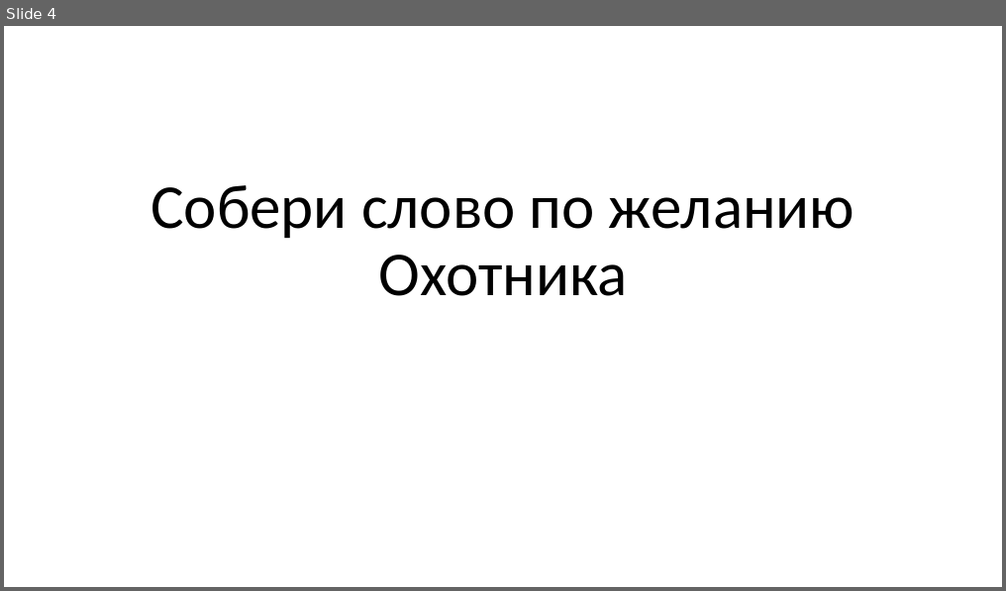
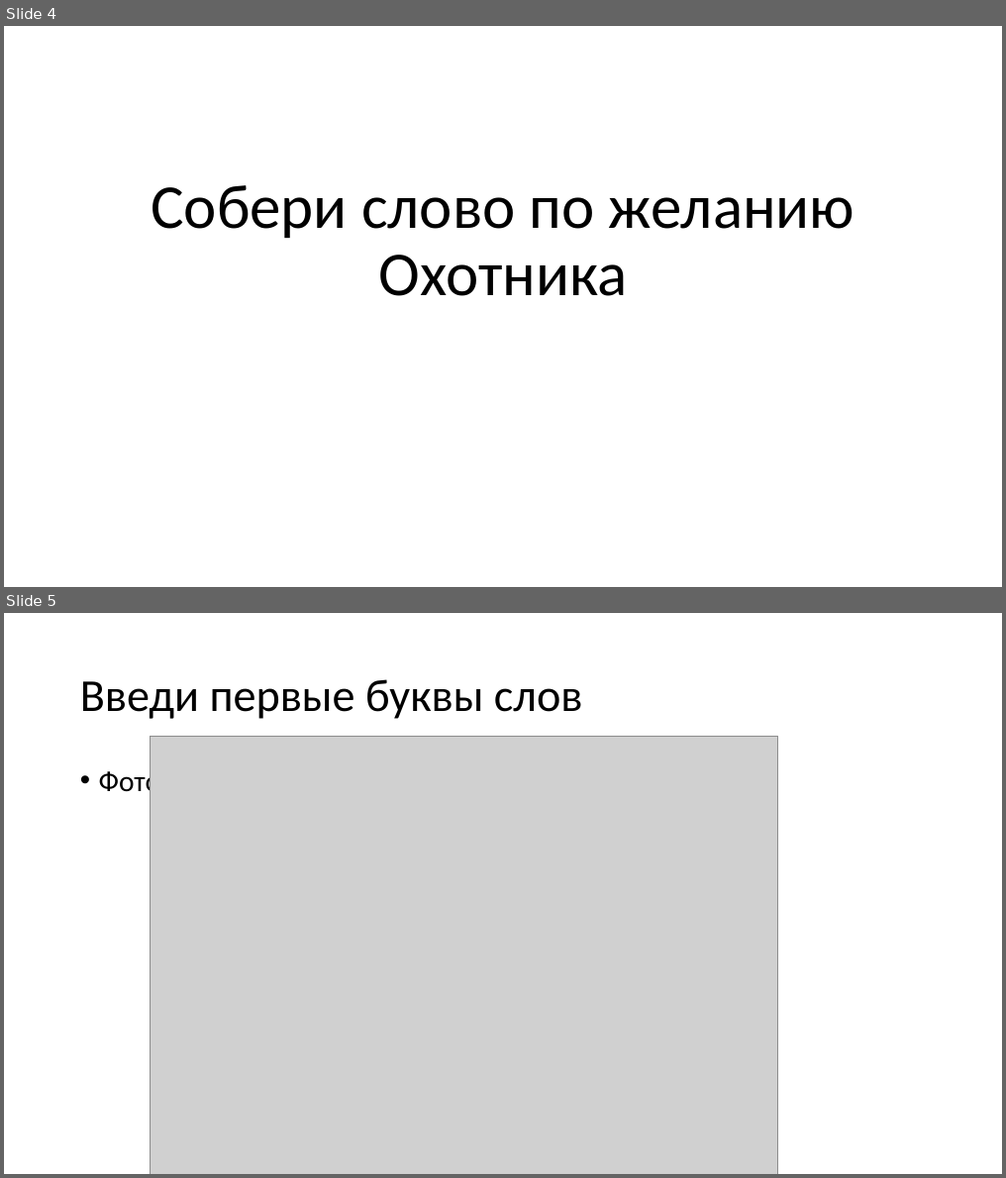
Before and after one commit to vvaassiihhaa/masha, a slide deck: КВЕСТ/Kvest 0504.pptx. Shown one above the other, each under a label of ours: slide 4 before the commit, slides 4 and 5 after it. The pictures are 1006x591 and 1006x1178 pixels, drawn with LibreOffice and Linux fonts; fonts in the diff are those of the drawing; grey boxes stand for pictures. Boxes give left, top, right and bottom in pixels: in the first picture for what was removed or moved away, otherwise in the second. Text is boxed around its words. In the diff, an @@ line names an element or a change of style, - is before the commit and + after.

```diff
--- a/КВЕСТ/Kvest 0504.pptx
+++ b/КВЕСТ/Kvest 0504.pptx
@@ slide 5 added at (x1=4, y1=613, x2=1002, y2=1174), background #FFFFFF @@
@@ title added at (x1=80, y1=679, x2=583, y2=719), 44 pt, text #000000 @@
+Введи первые буквы слов
@@ picture added at (x1=150, y1=736, x2=778, y2=1174) @@
@@ text added at (x1=99, y1=766, x2=160, y2=798), 28 pt, text #000000 @@
+• Фото
```
Also in this commit, not shown: 1 other file.
